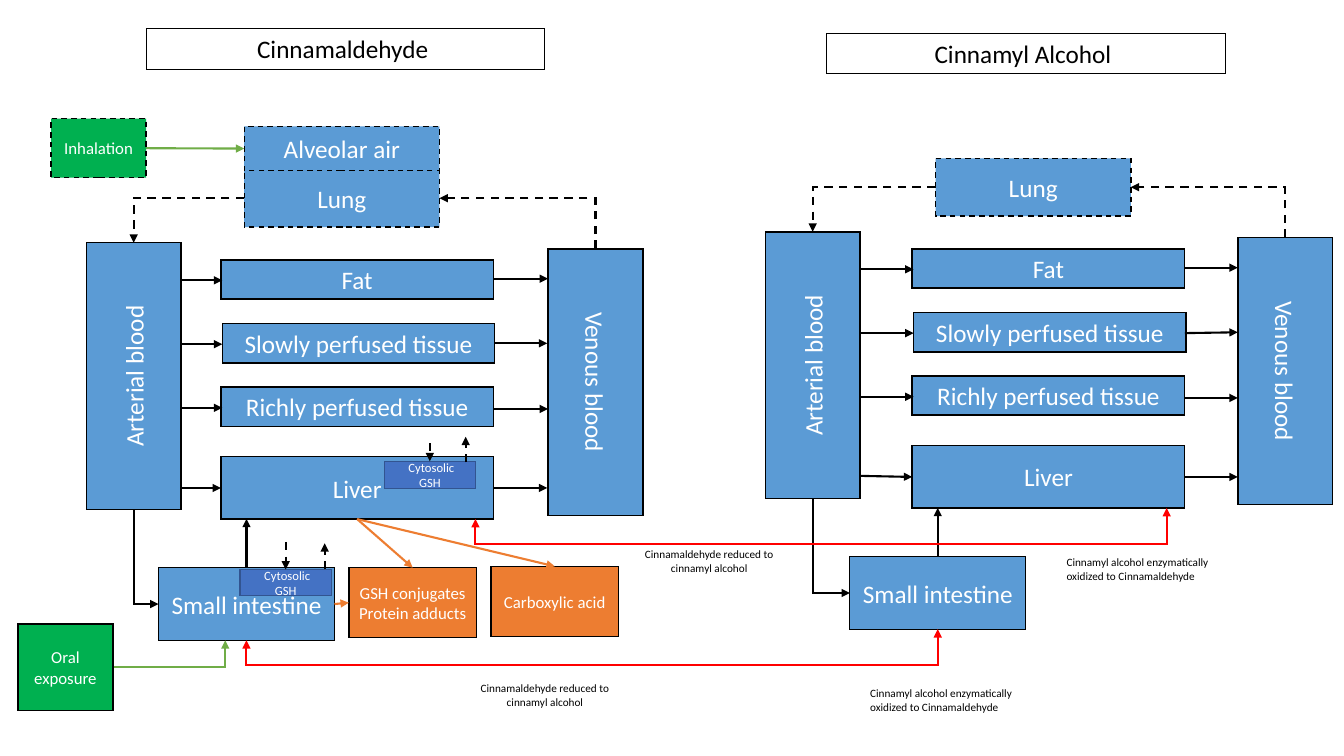
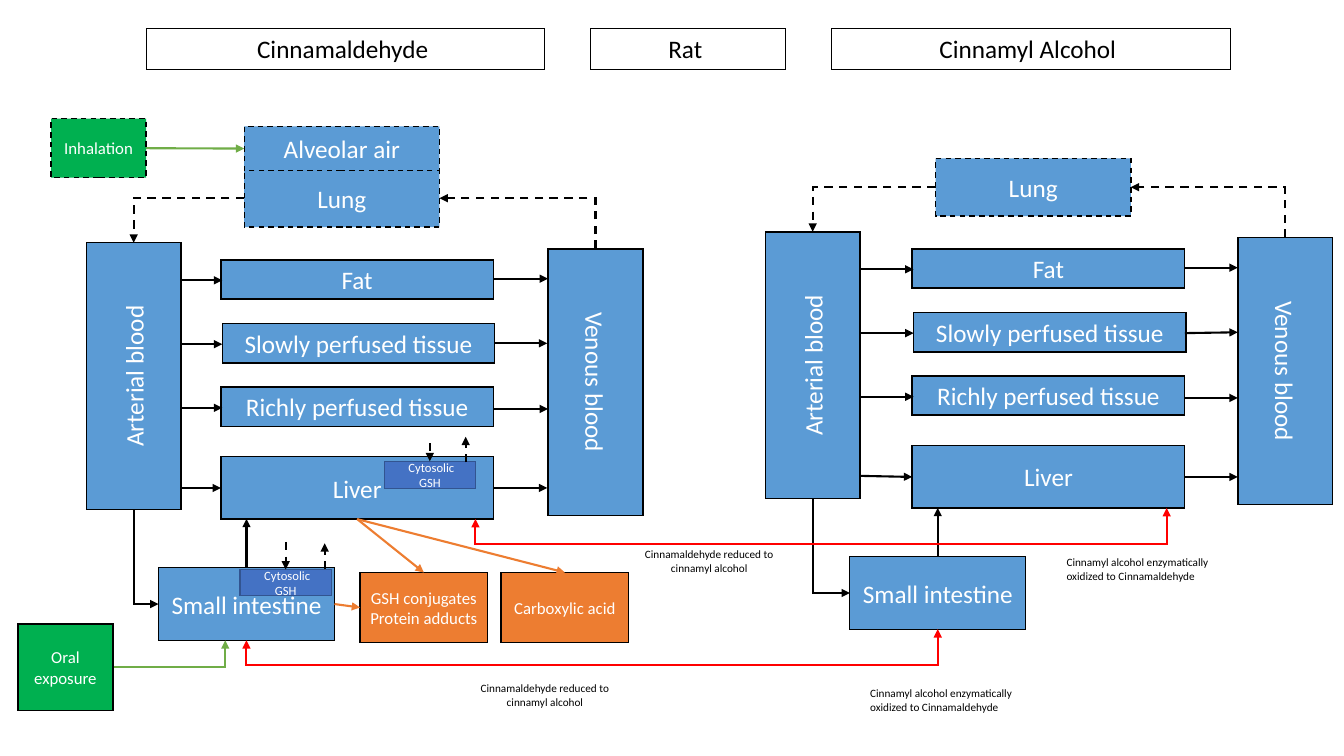
Before and after one commit to jjLugt/Cinnamaldehyde-pbk, a slide deck: slide 3 of Model outline.pptx (slide 2 before the commit). Drawn at 1344x756 pixels with LibreOffice and Linux fonts; fonts in the diff are those of the drawing. Boxes give left, top, right and bottom in pixels: in the first picture for what was removed or moved away, otherwise in the second. Text is boxed around its words. In the diff, an @@ line names an element or a change of style, - is before the commit and + after.

```diff
--- a/Model outline.pptx
+++ b/Model outline.pptx
@@ rectangle added at (x1=591, y1=29, x2=786, y2=70), outline #000000 0.75 pt, 18 pt, text #000000 @@
+Rat
@@ rectangle "Cinnamyl Alcohol" moved from (x1=827, y1=33, x2=1226, y2=74) to (x1=832, y1=28, x2=1231, y2=69) @@
@@ arrow moved from (357, 519) - (555, 567) to (357, 519) - (565, 573) @@
@@ arrow moved from (357, 519) - (412, 568) to (357, 519) - (424, 573) @@
@@ rectangle "GSH conjugates" moved from (x1=349, y1=568, x2=477, y2=637) to (x1=360, y1=573, x2=488, y2=642) @@
@@ rectangle "Carboxylic acid" moved from (x1=491, y1=567, x2=619, y2=636) to (x1=501, y1=573, x2=629, y2=642) @@
@@ arrow moved from (335, 604) - (349, 603) to (335, 604) - (360, 608) @@
```
Also in this commit, not shown: 1 slide added, 2 other files.
